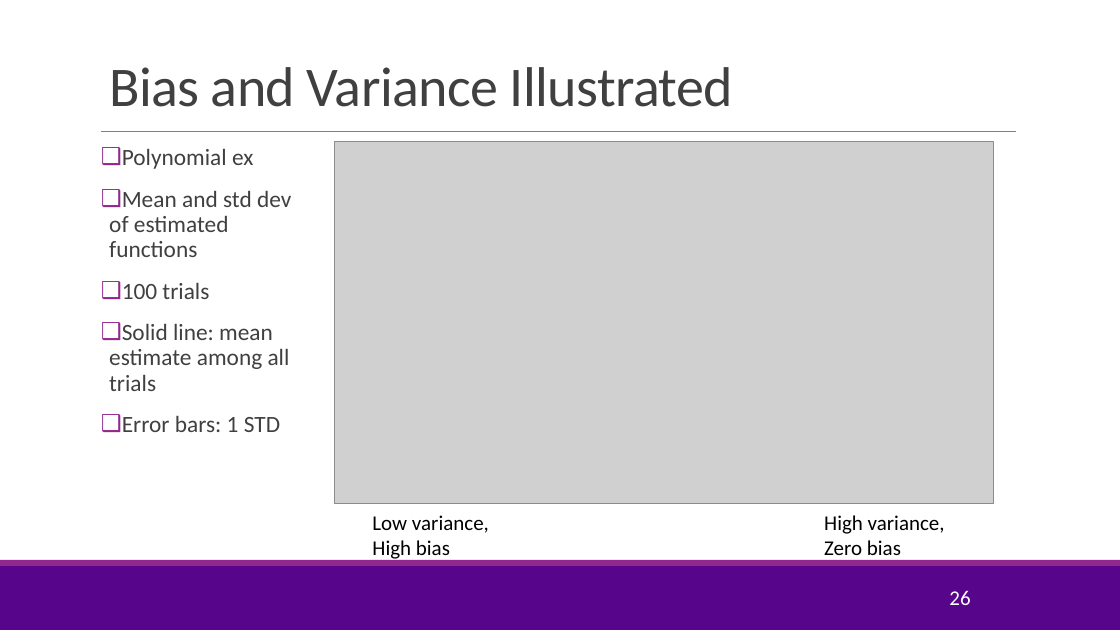
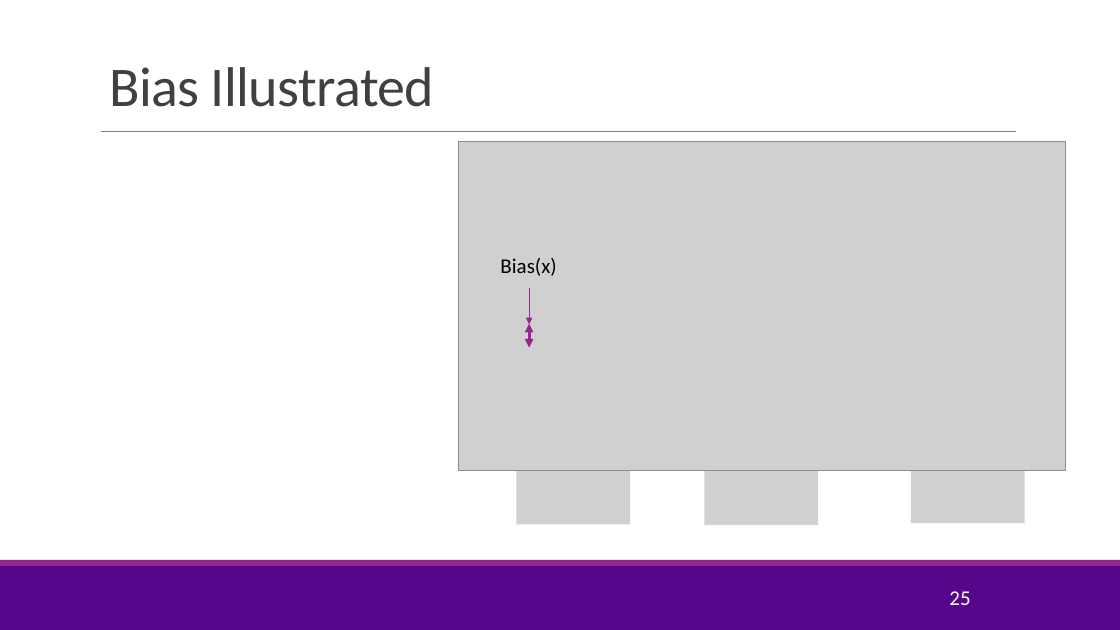
Before and after one commit to sdrangan/introml, a slide deck: slide 25 of lectures/Lect04_ModelSelection.pptx (slide 26 before the commit). Drawn at 1120x630 pixels with LibreOffice and Linux fonts; fonts in the diff are those of the drawing; grey boxes stand for pictures; background and template pictures are left out. Boxes give left, top, right and bottom in pixels: in the first picture for what was removed or moved away, otherwise in the second. Text is boxed around its words. In the diff, an @@ line names an element or a change of style, - is before the commit and + after.

```diff
--- a/lectures/Lect04_ModelSelection.pptx
+++ b/lectures/Lect04_ModelSelection.pptx
@@ title at [109, 67, 434, 107]: text changed @@
-Bias and Variance Illustrated
+Bias Illustrated
@@ text removed at [109, 149, 291, 432] @@
-❑ Polynomial ex
-❑ Mean and std dev of estimated functions
-❑ 100 trials
-❑ Solid line: mean estimate among all trials
-❑ Error bars: 1 STD
@@ picture: place and size @@
-picture at [335, 141, 994, 503]
+picture at [459, 141, 1066, 471]
@@ text added at [500, 258, 556, 276], 18 pt, text #000000 @@
+Bias(x)
@@ arrow added from (529, 288) to (529, 324), #92278F 1 pt @@
@@ double arrow added from (529, 323) to (529, 348), #92278F 2.5 pt @@
@@ picture added at [517, 465, 630, 525] @@
@@ picture added at [705, 465, 818, 525] @@
@@ picture added at [912, 464, 1025, 523] @@
@@ text removed at [372, 515, 489, 562] @@
-Low variance,
-High bias
@@ text removed at [824, 515, 945, 562] @@
-High variance,
-Zero bias
@@ page number at [949, 591, 970, 605]: text changed @@
-26
+25
```
Also in this commit, not shown: 9 other slides changed, 8 slides added, 7 slides removed, 12 other files.
